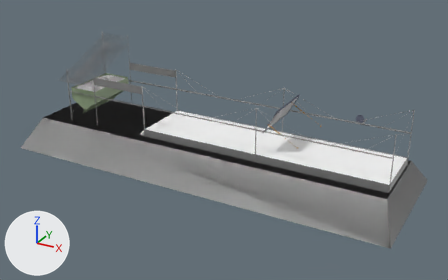
Renders of the glTF model Assets/Melt_In_Place_Station/Melt_In_Place_Station.glb from each side of a commit.
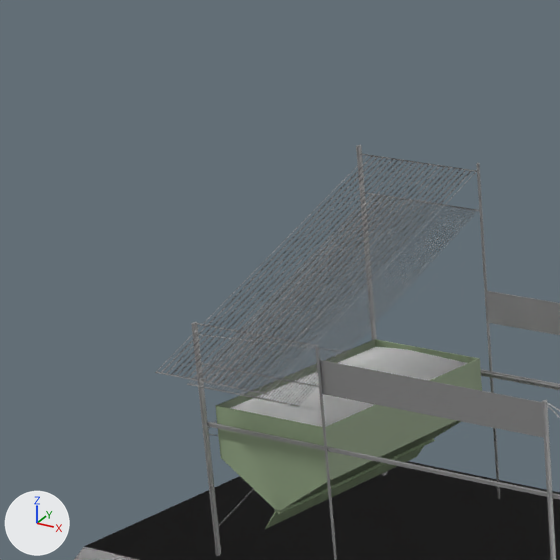
The first picture shows the older version from a 50 mm lens placed at (54.1, -120.2, 60.1), pointed at (-11.6, -0.7, 0.4). The close-ups show both versions on the part from 6% to 32% of the width and 0% to 43% of the height of that picture. Lighting does not change. The marker at lower left points along +X, +Y and +Z. Objects named as collision shapes, trigger or cutter boxes, shadow casters or lower levels of detail are left out. Where no turn or scale is listed for an object, it has been applied to the vertices.

Names of what the first close-up shows: 'MIP-hopper_A', 'MIP-screen-bottom_M', 'MIP-screen-top_M', 'MIP_structure_LOD0', 'MIP_structure_M'.
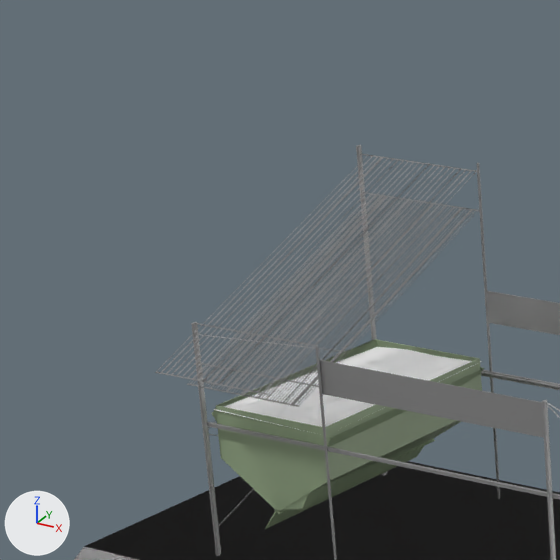
Location of each change, (x1, y1, x2, y2) in pixels of the close-ups (560 x 560 px):
'MIP_structure_LOD0', reshaped
    before: (160, 146, 560, 554)
    after: (74, 145, 560, 560)
'MIP_structure_M', reshaped
    before: (74, 145, 560, 560)
    after: (173, 155, 560, 554)
'MIP-hopper-powder_A', unchanged, uncovered by the edit
    before: (239, 350, 458, 426)
    after: (236, 347, 461, 427)

The edits, one by one:
Object 'MIP_structure_M' (ob_mip_structure_m) now shows me_cernanspromisesquare_017 instead of me_cernanspromisesquare_006.
Object 'MIP_structure_LOD0' (ob_mip_structure_lod0) now shows me_cernanspromisesquare_006 instead of me_cernanspromisesquare_007.
